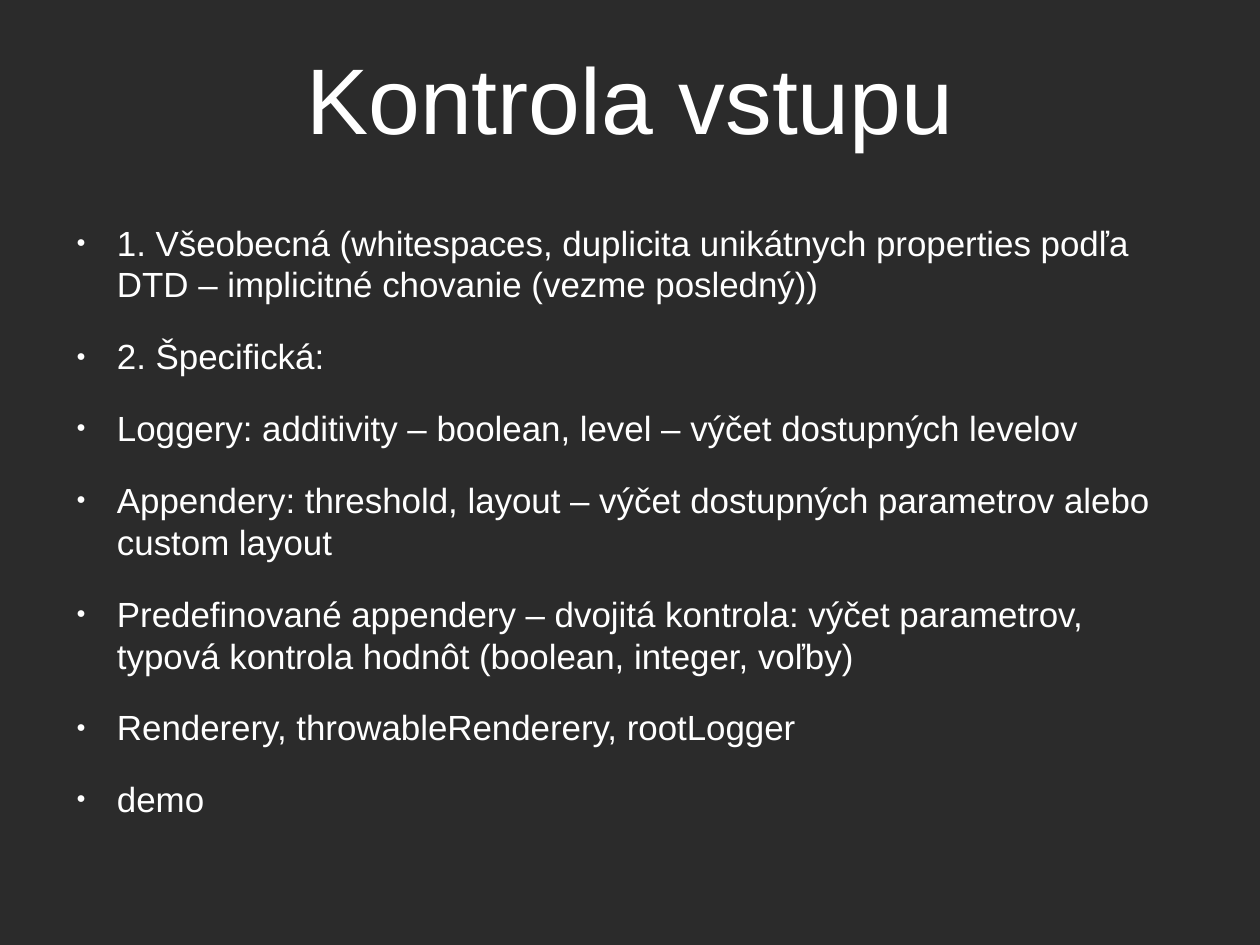
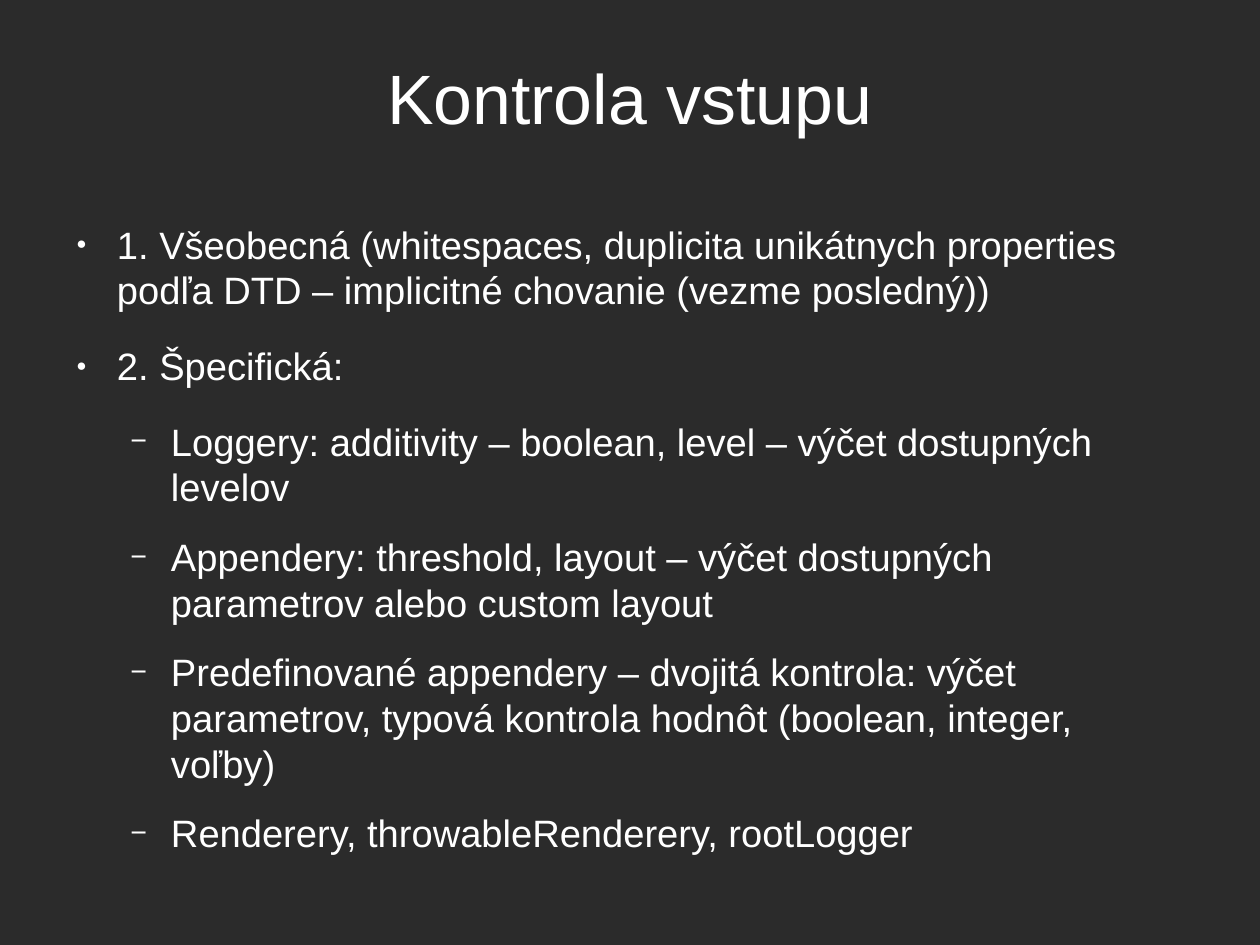
Before and after one commit to balent/Log4j-Convert-Configuration, a slide deck: slide 5 of prezentacia/log4j.odp. Drawn at 1260x945 pixels with LibreOffice and Linux fonts; fonts in the diff are those of the drawing; background and template pictures are left out; a plain dark background stands for a picture behind light text. Boxes give left, top, right and bottom in pixels: in the first picture for what was removed or moved away, otherwise in the second. Text is boxed around its words. In the diff, an @@ line names an element or a change of style, - is before the commit and + after.

Commit message:
Presentation update

```diff
--- a/prezentacia/log4j.odp
+++ b/prezentacia/log4j.odp
@@ title "Kontrola vstupu" at box(387, 73, 872, 138): size 58.7 to 44 pt @@
@@ text at box(117, 231, 1116, 786): paragraph removed @@
-● demo
@@ text "1. Všeobecná (whitespaces, duplicita unikátnych ..." at box(117, 231, 1116, 786): size 22 to 24 pt; bullet ● to −; list level 1 to 2 in "Loggery: additivity – boolean, level ..."; list level 1 to 2 in "Appendery: threshold, layout – výčet ..."; list level 1 to 2 in "Predefinované appendery – dvojitá kontrola: ..."; list level 1 to 2 in "Renderery, throwableRenderery, rootLogger" @@
```
Also in this commit, not shown: 6 other slides changed, 5 slides added, 1 slide removed.
